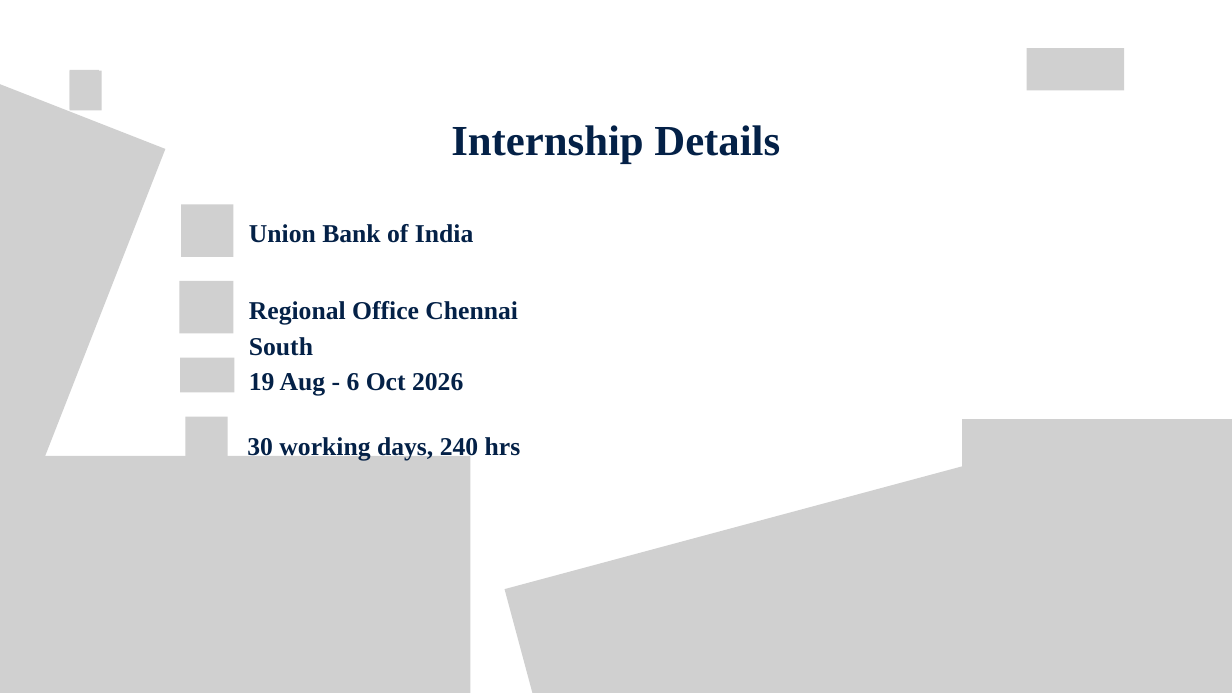
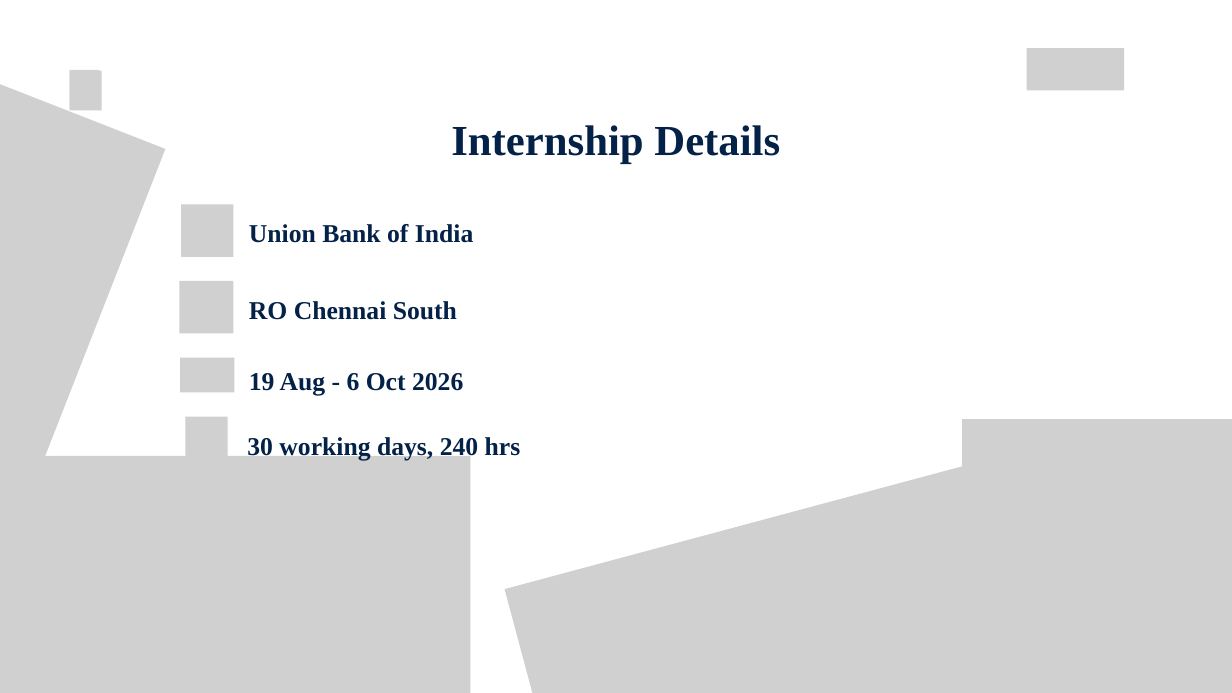
Before and after one commit to debanjanm/Sreetama-Ghosh-Ray, a slide deck: slide 2 of 306 - Internship 3/Internship 3 v2.pptx. Drawn at 1232x693 pixels with LibreOffice and Linux fonts; fonts in the diff are those of the drawing; grey boxes stand for pictures. Boxes give left, top, right and bottom in pixels: in the first picture for what was removed or moved away, otherwise in the second. Text is boxed around its words. In the diff, an @@ line names an element or a change of style, - is before the commit and + after.

```diff
--- a/306 - Internship 3/Internship 3 v2.pptx
+++ b/306 - Internship 3/Internship 3 v2.pptx
@@ text at [249,301,457,320]: text changed @@
-Regional Office Chennai South
+RO Chennai South
```
